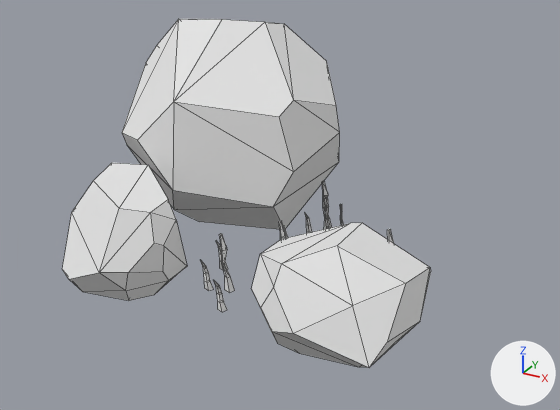
Renders of the FBX model Models/FBX/Rock1.fbx from each side of a commit.
Rendered twice from a camera (50 mm lens) standing at (0.515, -0.935, 0.572) and looking at (-0.003, 0.008, 0.1). Every picture has the same lights, and +X, +Y and +Z are marked at lower right. Mesh edges are drawn as thin lines. Where no turn or scale is listed for an object, it has been applied to the vertices.

Names of what the first picture shows: 'Rock'.
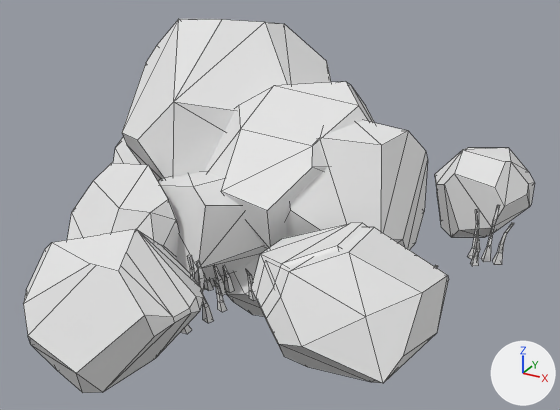
Where the newer file only moved an object's origin or applied its transform, the numbers keep the older frame.

Diff of the bpy script that builds the scene:
```diff
--- a/Models/FBX/Rock1.fbx.py
+++ b/Models/FBX/Rock1.fbx.py
@@ mat_rock_002 @@
+mat_rock_002 = principled_material('Rock.002')
+mat_rock_002.base_color = (0.8, 0.8, 0.8)  # white #e7e7e7
+mat_rock_002.roughness = 0.553
@@ mat_bigrock_002 @@
+mat_bigrock_002 = principled_material('BigRock.002')
+mat_bigrock_002.base_color = (0.8, 0.8, 0.8)  # white #e7e7e7
+mat_bigrock_002.roughness = 0.553
@@ mat_grass_002 @@
+mat_grass_002 = principled_material('Grass.002')
+mat_grass_002.base_color = (0.8, 0.8, 0.8)  # white #e7e7e7
+mat_grass_002.roughness = 0.553
@@ mat_rock_001 @@
+mat_rock_001 = principled_material('Rock.001')
+mat_rock_001.base_color = (0.8, 0.8, 0.8)  # white #e7e7e7
+mat_rock_001.roughness = 0.553
@@ mat_bigrock_001 @@
+mat_bigrock_001 = principled_material('BigRock.001')
+mat_bigrock_001.base_color = (0.8, 0.8, 0.8)  # white #e7e7e7
+mat_bigrock_001.roughness = 0.553
@@ mat_grass_001 @@
+mat_grass_001 = principled_material('Grass.001')
+mat_grass_001.base_color = (0.8, 0.8, 0.8)  # white #e7e7e7
+mat_grass_001.roughness = 0.553
@@ mat_rock_003 @@
+mat_rock_003 = principled_material('Rock.003')
+mat_rock_003.base_color = (0.8, 0.8, 0.8)  # white #e7e7e7
+mat_rock_003.roughness = 0.553
@@ me_sphere_002 @@
+me_sphere_002.from_pydata(...)  # 270 vertices, 252 faces; spans x -0.199..0.191, y -0.228..0.207, z -0.006..0.232
+# faces by material slot: [42, 40, 170]
+me_sphere_002.materials.append(mat_rock_002)  # white #e7e7e7
+me_sphere_002.materials.append(mat_bigrock_002)  # white #e7e7e7
+me_sphere_002.materials.append(mat_grass_002)  # white #e7e7e7
@@ me_sphere_003 @@
+me_sphere_003.from_pydata(...)  # 616 vertices, 572 faces; spans x -0.419..0.31, y -0.399..0.393, z -0.014..0.27
+# faces by material slot: [158, 40, 374]
+me_sphere_003.materials.append(mat_rock_001)  # white #e7e7e7
+me_sphere_003.materials.append(mat_bigrock_001)  # white #e7e7e7
+me_sphere_003.materials.append(mat_grass_001)  # white #e7e7e7
@@ me_sphere_000 @@
+me_sphere_000.from_pydata(...)  # 28 vertices, 33 faces; spans x -0.112..0.109, y -0.094..0.113, z -0.069..0.083
+me_sphere_000.materials.append(mat_rock_003)  # white #e7e7e7
@@ ob_rock2 @@
+ob_rock2 = bpy.data.objects.new('Rock2', me_sphere_002)
+ob_rock2.location = (0.0, 0.0, 0.0)
@@ ob_rock_003 @@
+ob_rock_003 = bpy.data.objects.new('Rock.003', me_sphere_003)
+ob_rock_003.location = (0.0, 0.0, 0.0)
@@ ob_rock_001 @@
+ob_rock_001 = bpy.data.objects.new('Rock.001', me_sphere_000)
+ob_rock_001.location = (0.0, 0.0, 0.0)
```

Changed parts and their boxes [x1, y1, x2, y2] in the pictures (560 x 410 px):
'Rock.003', added: after [23, 82, 534, 393]
    faces in mat_rock_001 (white #e7e7e7): [23, 137, 534, 393]
    faces in mat_bigrock_001 (white #e7e7e7): [204, 82, 375, 251]
    faces in mat_grass_001 (white #e7e7e7): [187, 205, 514, 305]
'Rock2', added: after [158, 120, 428, 334]
    faces in mat_bigrock_002 (white #e7e7e7): [286, 120, 428, 250]
    faces in mat_rock_002 (white #e7e7e7): [158, 172, 264, 287]
    faces in mat_grass_002 (white #e7e7e7): [181, 260, 256, 334]
'Rock.001', added: after [224, 256, 264, 316]
